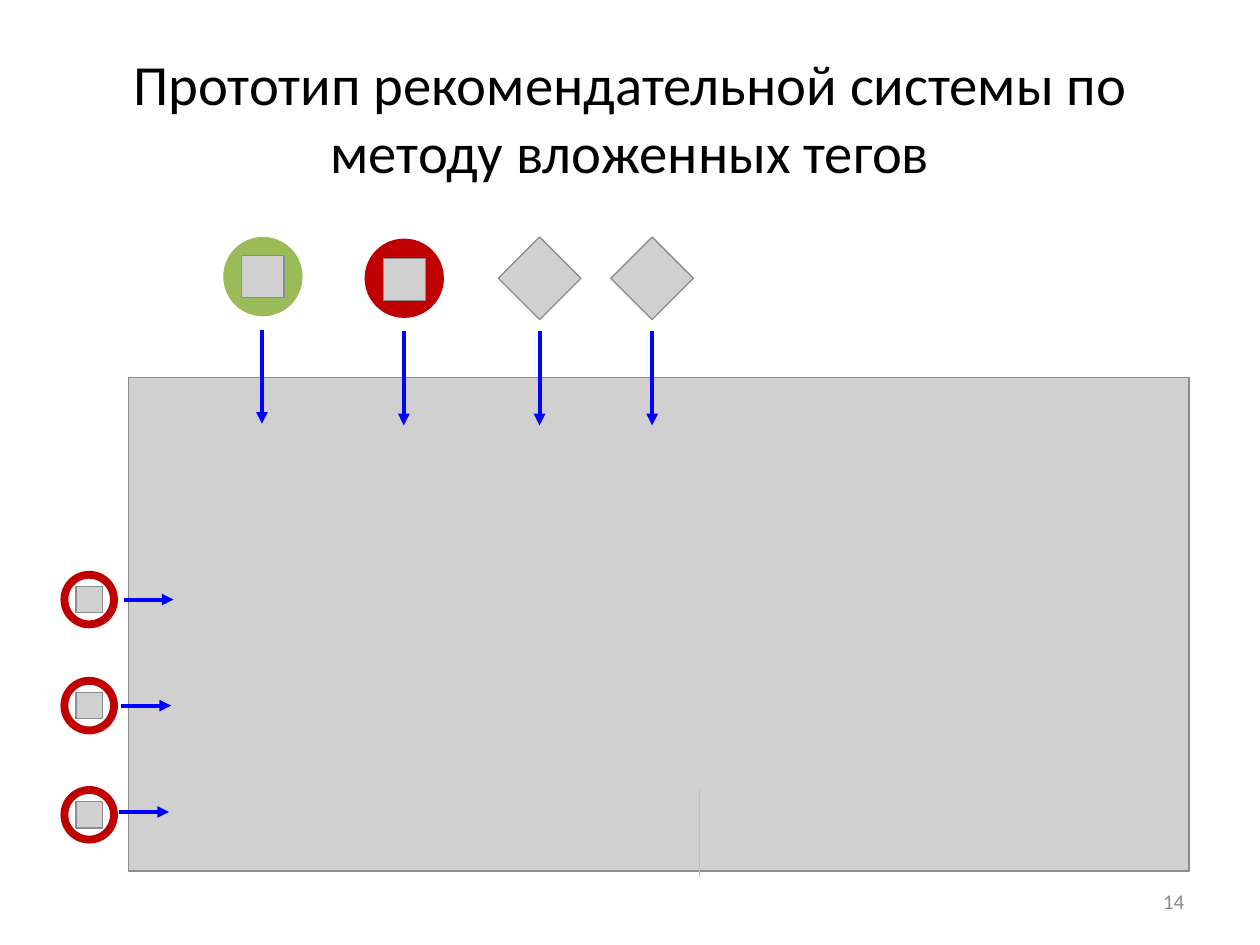
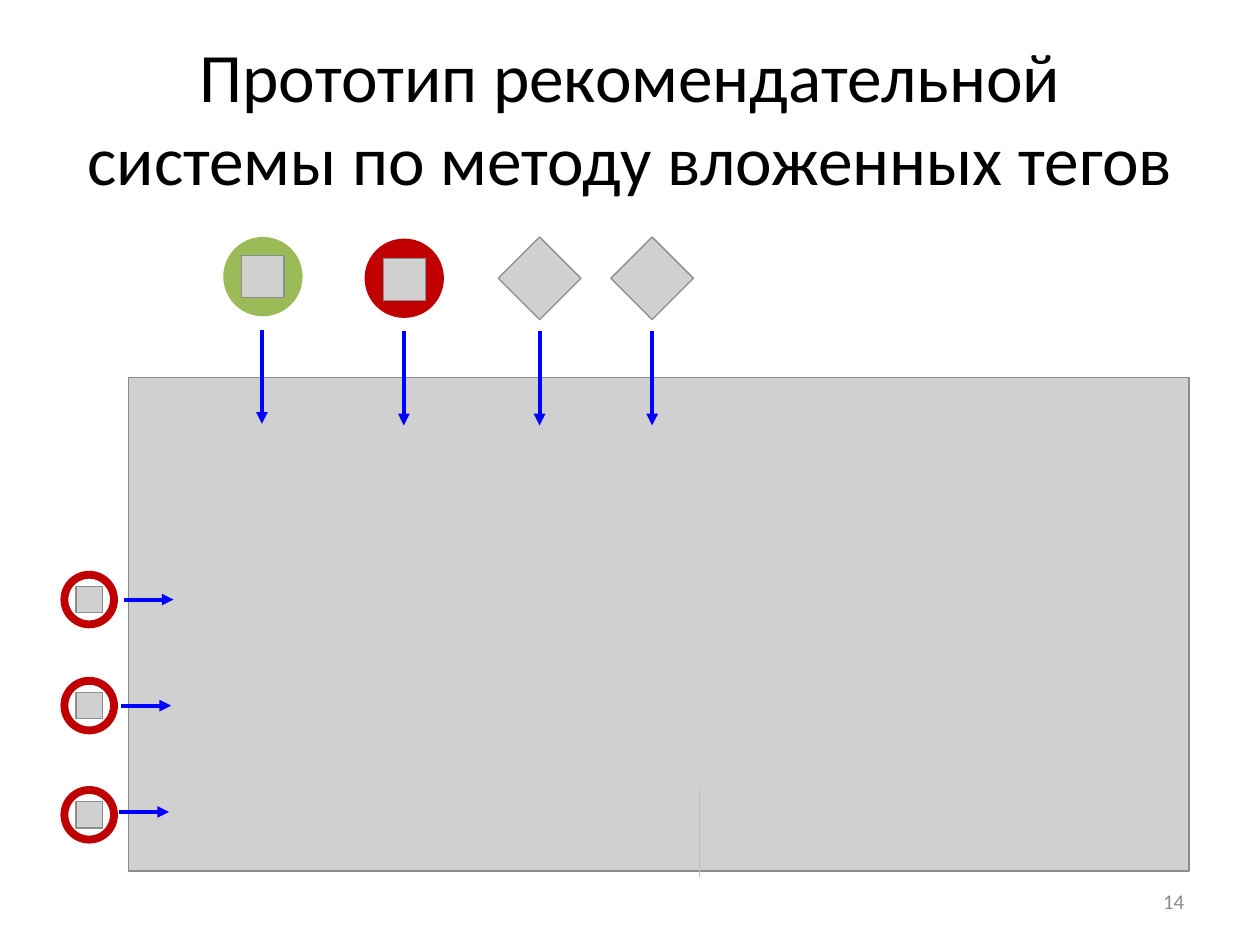
Before and after one commit to Otann/diploma, a slide deck: slide 14 of slides.pptx. Drawn at 1260x945 pixels with LibreOffice and Linux fonts; fonts in the diff are those of the drawing; grey boxes stand for pictures. Boxes give left, top, right and bottom in pixels: in the first picture for what was removed or moved away, otherwise in the second. Text is boxed around its words. In the diff, an @@ line names an element or a change of style, - is before the commit and + after.

```diff
--- a/slides.pptx
+++ b/slides.pptx
@@ title "Прототип рекомендательной системы по методу ..." at (87,55,1172,197): size 32.4 to 39.6 pt @@
```
Also in this commit, not shown: 6 other slides changed, 11 other files.
